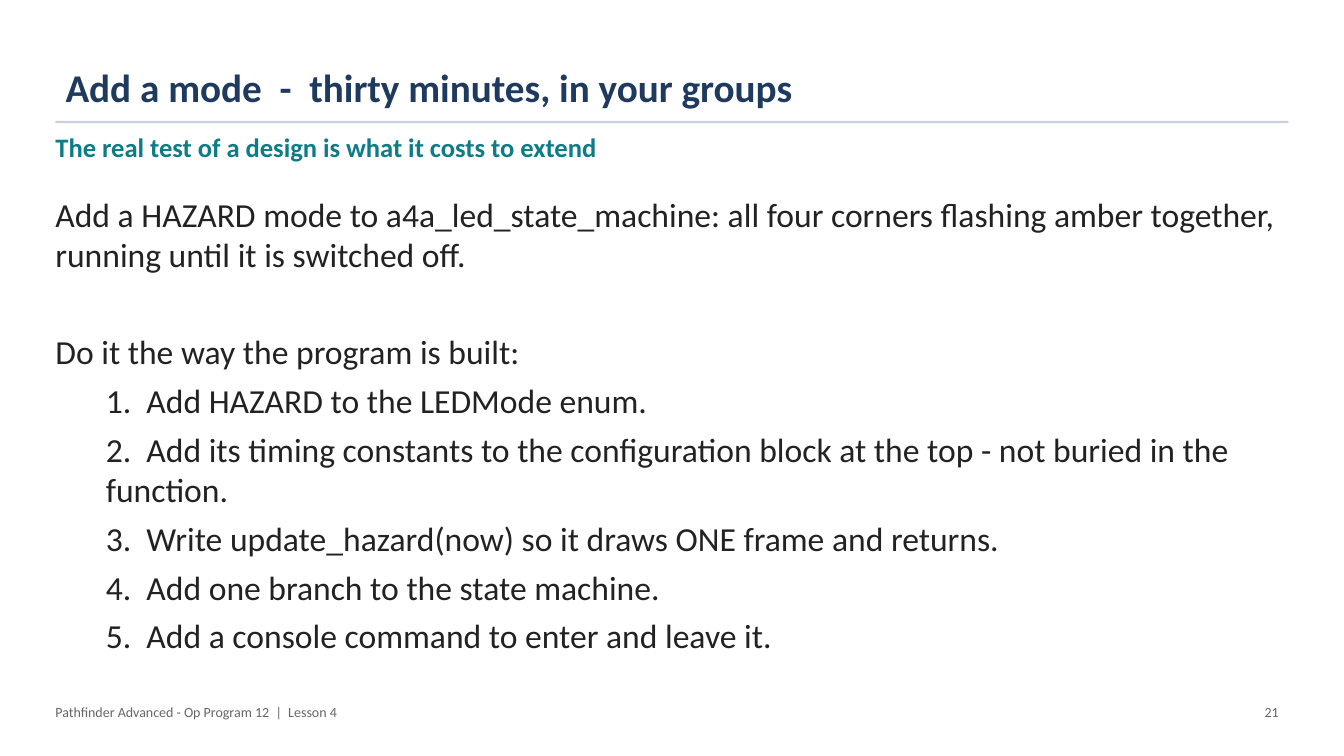
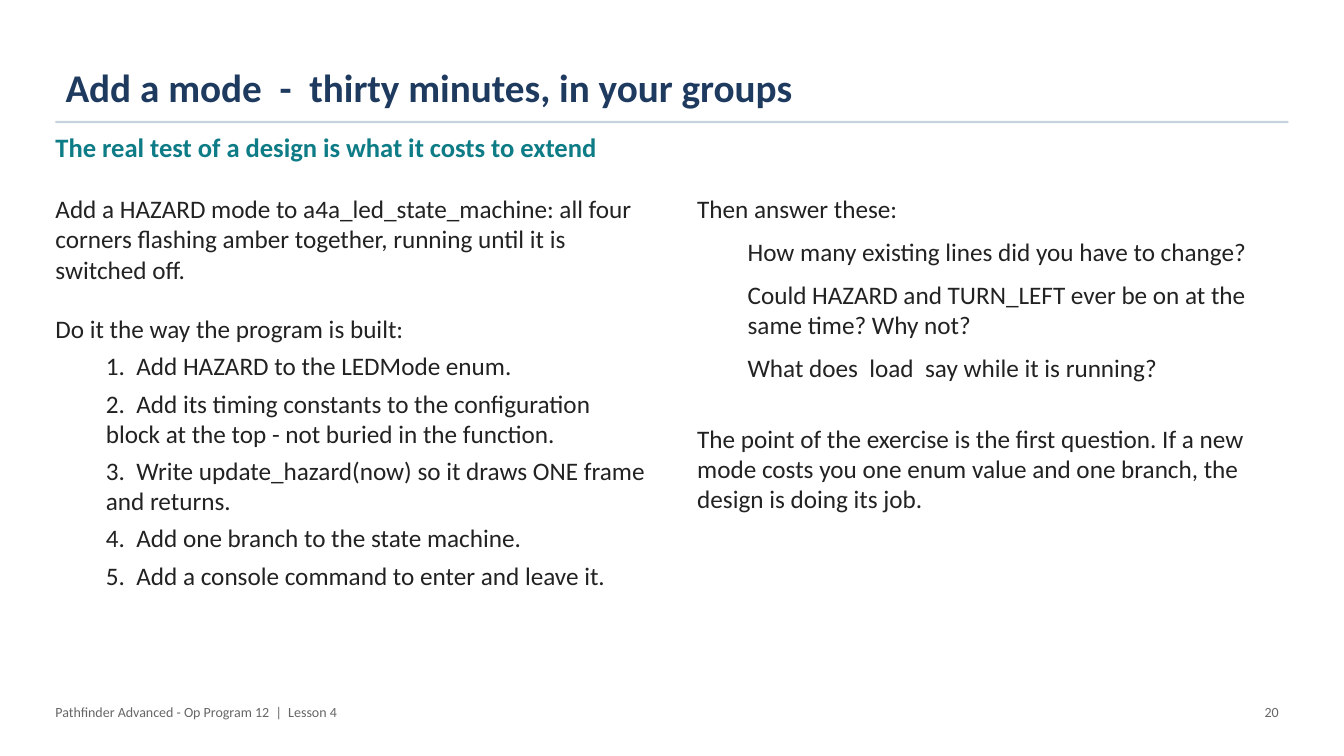
Before and after one commit to PorpoiseRobotics/porpoise-robotics, a slide deck: slide 21 of ground-vehicle/docs/courses/advanced/l4_lighting_state_machine.pptx (slide 22 before the commit). Drawn at 1344x756 pixels with LibreOffice and Linux fonts; fonts in the diff are those of the drawing. Boxes give left, top, right and bottom in pixels: in the first picture for what was removed or moved away, otherwise in the second. Text is boxed around its words. In the diff, an @@ line names an element or a change of style, - is before the commit and + after.

```diff
--- a/ground-vehicle/docs/courses/advanced/l4_lighting_state_machine.pptx
+++ b/ground-vehicle/docs/courses/advanced/l4_lighting_state_machine.pptx
@@ text "Add a HAZARD mode to ..." at box(55, 200, 645, 585): size 24 to 18 pt; less space between paragraphs @@
@@ text added at box(697, 200, 1246, 513), 18 pt, text #222222 @@
+Then answer these:
+  How many existing lines did you have to change?
+  Could HAZARD and TURN_LEFT ever be on at the same time? Why not?
+  What does load say while it is running?
+The point of the exercise is the first question. If a new mode costs you one enum value and one branch, the design is doing its job.
@@ text at box(1265, 708, 1279, 717): text changed @@
-21
+20
```
Also in this commit, not shown: 12 other slides changed, 2 slides removed, 16 other files.
